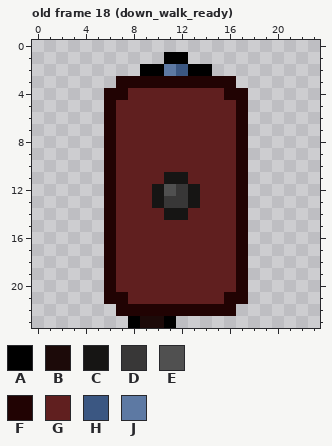
One commit to this pixel-art file: art/shield_guy/shield_guy.ase. The picture above was drawn from the file before the commit.
24x24 pixels, 36 frames. Shown: old frame 18 (down_walk_ready). The commit also changed other frames, which this record leaves out.
Palette (. is transparent): A #000000  B #1c0a09  C #161514  D #383737  E #505050  F #210303  G #601f1f  H #3b5782  J #5d79a3
Pixels before, old frame 18 (down_walk_ready), first column x 6:
 1 .....AA.....
 2 ...AAJHAA...
 3 .FFFFFFFFFF.
 4 FFGGGGGGGGFF
 5 FGGGGGGGGGGF
 6 FGGGGGGGGGGF
 7 FGGGGGGGGGGF
 8 FGGGGGGGGGGF
 9 FGGGGGGGGGGF
10 FGGGGGGGGGGF
11 FGGGGCCGGGGF
12 FGGGCEDCGGGF
13 FGGGCDDCGGGF
14 FGGGGCCGGGGF
15 FGGGGGGGGGGF
16 FGGGGGGGGGGF
17 FGGGGGGGGGGF
18 FGGGGGGGGGGF
19 FGGGGGGGGGGF
20 FGGGGGGGGGGF
21 FFGGGGGGGGFF
22 .FFFFFFFFFF.
23 ..ABBA......
After the commit:
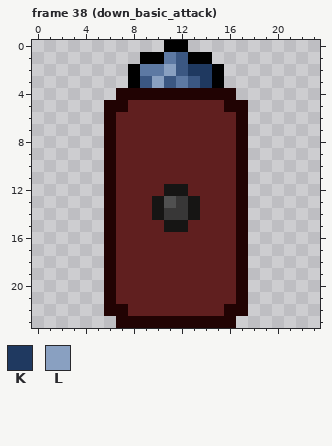
Colours new in this view: K #1f3960  L #89a0c1
A new or re-ordered frame is compared with the old frame closest to it.
Author's note on the commit: add shield class downward basic attack animation
From old to new:
frames 36 -> 38
Changed rows in their new state; - is an unchanged pixel.
Frame 38 (down_basic_attack) is new; against old frame 18 (down_walk_ready):
first column x 6:
 0 -----AA-----
 1 ---AAJHAA---
 2 --AJJL-KKA--
 3 -.AHLHJHKA.-
 4 .-FFFFFFFF-.
 5 -F--------F-
first column x 10:
11 -GG-
12 GCCG
13 -E--
14 CDDC
15 -CC-
first column x 6:
21 -G--------G-
22 F-GGGGGGGG-F
23 -FFFFFFFFFF-
